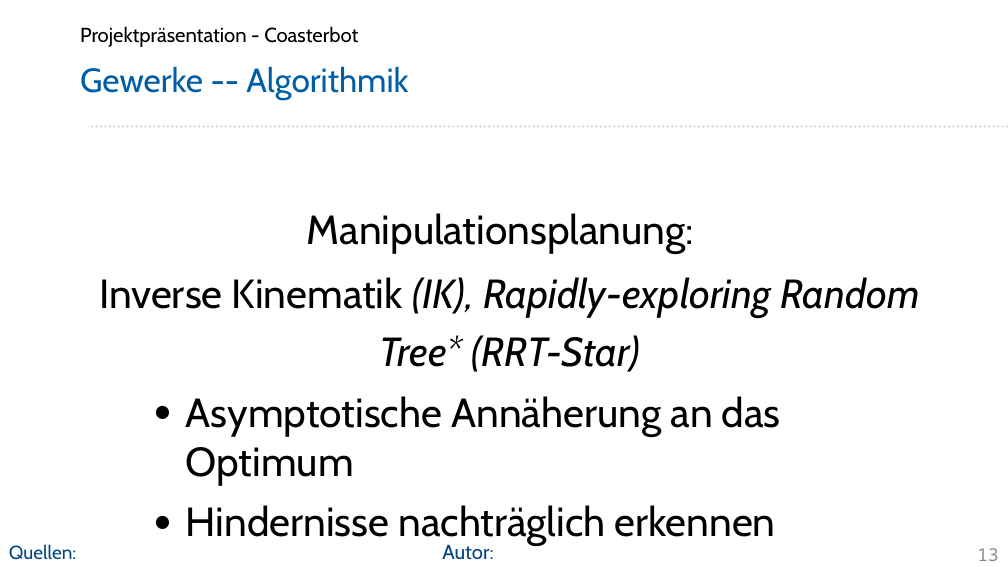
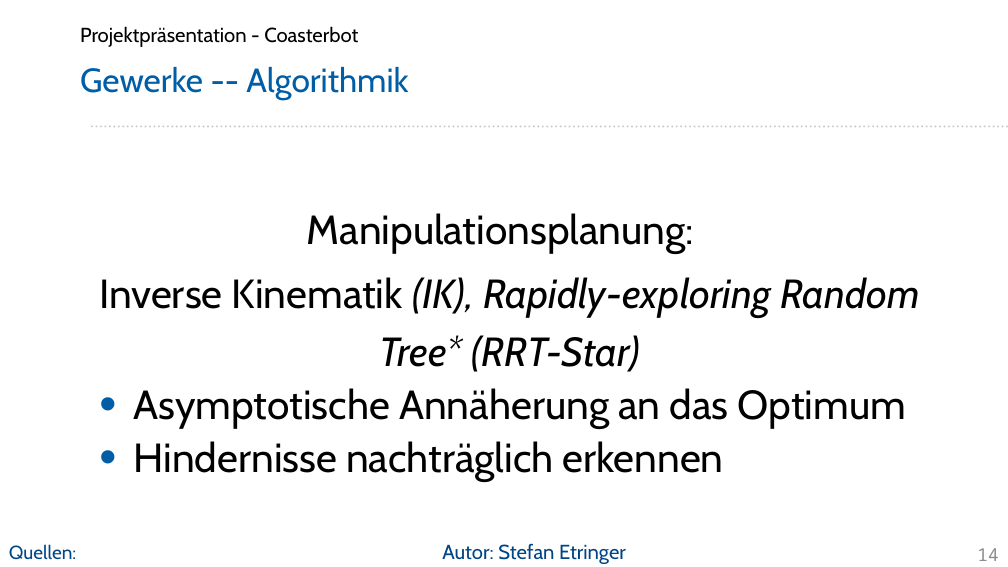
Before and after one commit to Project-CoasterBot/coasterbot, a slide deck: slide 14 of M6_Projekträsentation/se_Projektpräsentation_Coasterbot.odp (slide 13 before the commit). Drawn at 1008x567 pixels with LibreOffice and Linux fonts; fonts in the diff are those of the drawing; background and template pictures are left out. Boxes give left, top, right and bottom in pixels: in the first picture for what was removed or moved away, otherwise in the second. Text is boxed around its words. In the diff, an @@ line names an element or a change of style, - is before the commit and + after.

Commit message:
Bilder eingefügt, Text angepasst

```diff
--- a/M6_Projekträsentation/se_Projektpräsentation_Coasterbot.odp
+++ b/M6_Projekträsentation/se_Projektpräsentation_Coasterbot.odp
@@ text at bbox=[134, 388, 906, 481]: bullet ● to •; list level 2 to 1 in "Asymptotische Annäherung an das Optimum"; bullet colour #000000 to #005DA6; list level 2 to 1 in "Hindernisse nachträglich erkennen" @@
@@ text at bbox=[442, 543, 626, 564]: text changed @@
-Autor:
+Autor: Stefan Etringer
@@ page number at bbox=[977, 548, 998, 561]: text changed @@
-13
+14
```
Also in this commit, not shown: 10 other slides changed, 4 slides added, 1 slide removed.
